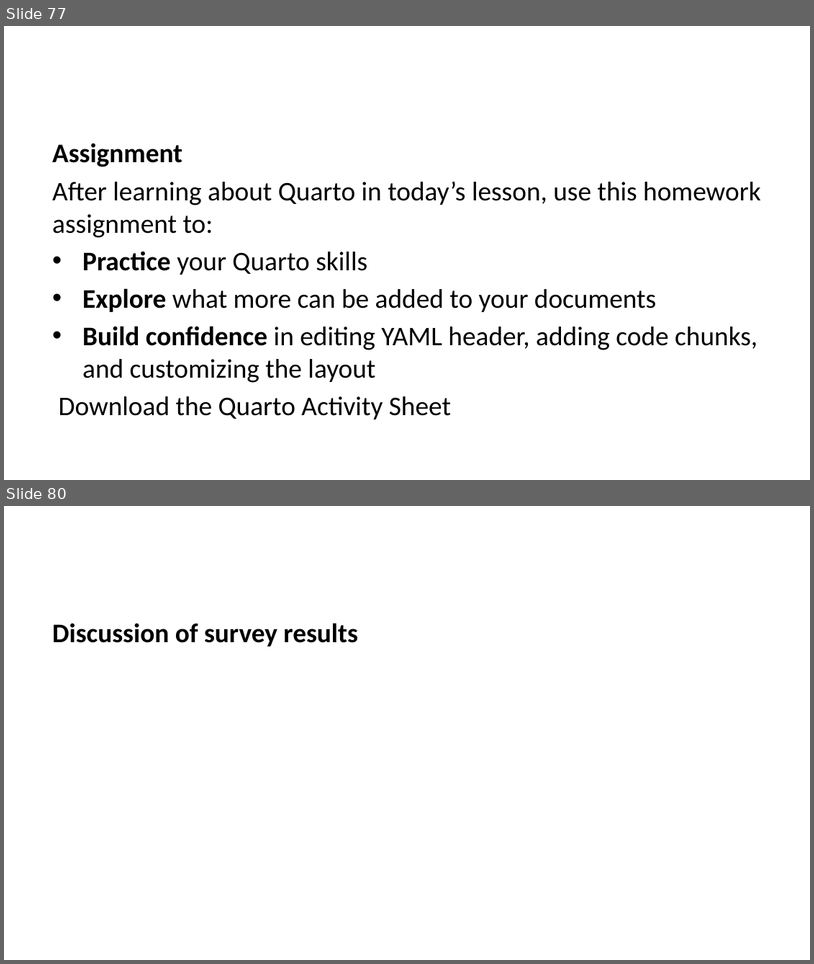
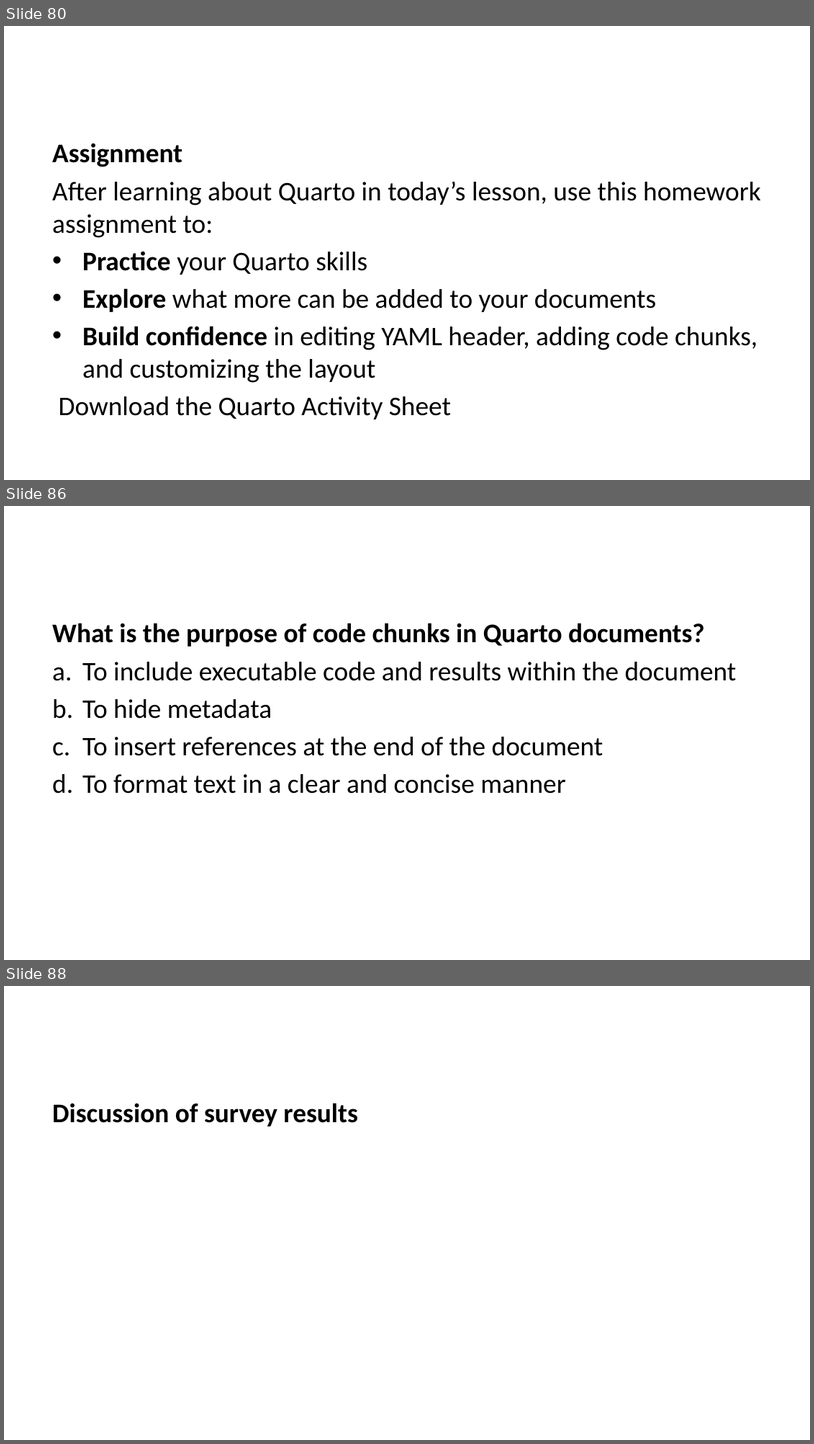
Before and after one commit to lmu-osc/train-the-trainer-student-track-OS, a slide deck: materials/OS-M3/OS-M3-S6-Quarto/OS-M3-S6-Quarto-slides.pptx. Shown one above the other, each under a label of ours: slides 77 and 80 before the commit, slides 80, 86 and 88 after it; the slides between them are not shown. The pictures are 814x964 and 814x1444 pixels, drawn with LibreOffice and Linux fonts; fonts in the diff are those of the drawing. Boxes give left, top, right and bottom in pixels: in the first picture for what was removed or moved away, otherwise in the second. Text is boxed around its words. In the diff, an @@ line names an element or a change of style, - is before the commit and + after.

```diff
--- a/materials/OS-M3/OS-M3-S6-Quarto/OS-M3-S6-Quarto-slides.pptx
+++ b/materials/OS-M3/OS-M3-S6-Quarto/OS-M3-S6-Quarto-slides.pptx
@@ slide 86 added at box(4, 506, 810, 960), background #FFFFFF @@
@@ text added at box(52, 623, 737, 793), 24 pt, text #000000 @@
+What is the purpose of code chunks in Quarto documents?
+a. To include executable code and results within the document
+b. To hide metadata
+c. To insert references at the end of the document
+d. To format text in a clear and concise manner
@@ what was slide 77 is now slide 80 @@
@@ what was slide 80 is now slide 88 @@
```
Also in this commit, not shown: 5 slides changed, 11 other slides added, 5 slides removed, 30 other files.
